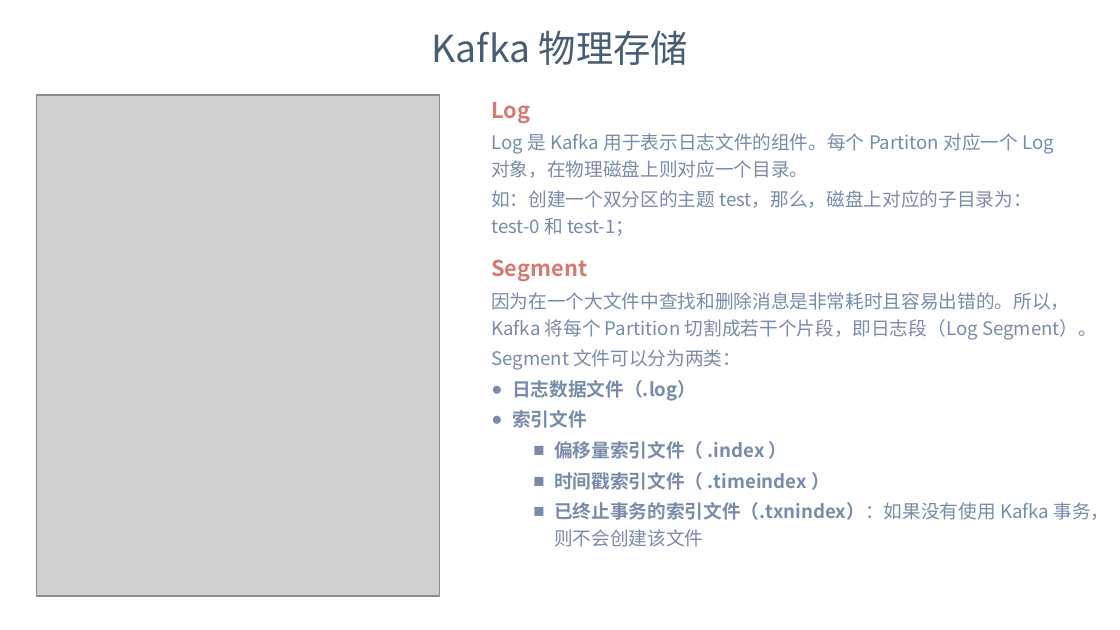
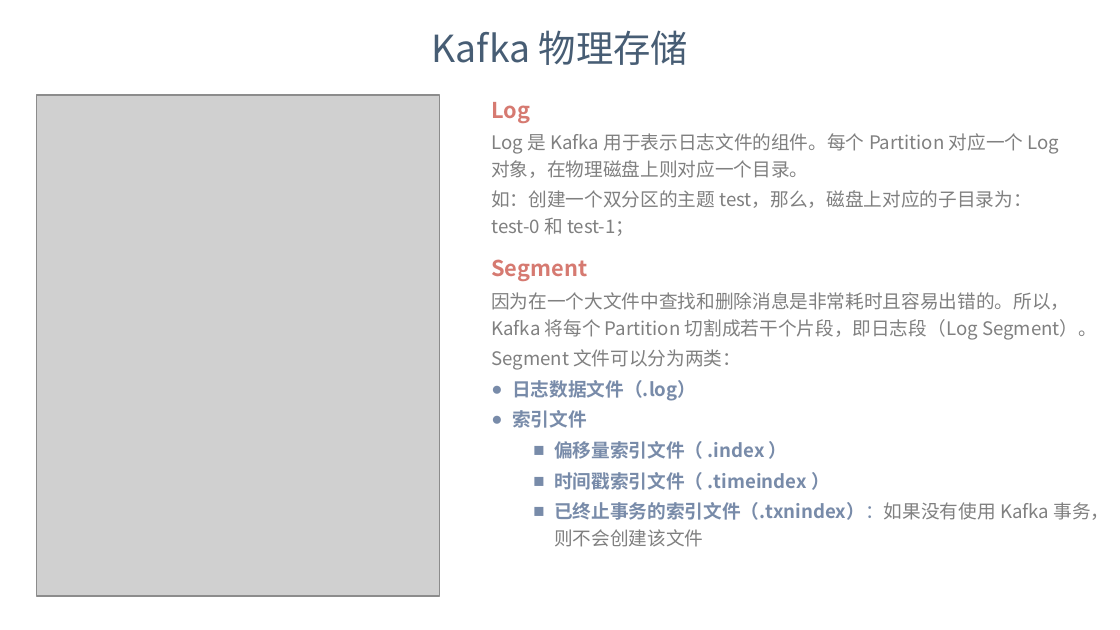
Before and after one commit to dunwu/bigdata-tutorial, a slide deck: slide 8 of assets/kafka/kafka.pptx. Drawn at 1120x630 pixels with LibreOffice and Linux fonts; fonts in the diff are those of the drawing; grey boxes stand for pictures; background and template pictures are left out. Boxes give left, top, right and bottom in pixels: in the first picture for what was removed or moved away, otherwise in the second. Text is boxed around its words. In the diff, an @@ line names an element or a change of style, - is before the commit and + after.

```diff
--- a/assets/kafka/kafka.pptx
+++ b/assets/kafka/kafka.pptx
@@ text at box(491, 133, 1060, 178): text changed; text colour #788BA9 to #808080 @@
-Log 是 Kafka 用于表示日志文件的组件。每个 Partiton 对应一个 Log 对象，在物理磁盘上则对应一个目录。
+Log 是 Kafka 用于表示日志文件的组件。每个 Partition 对应一个 Log 对象，在物理磁盘上则对应一个目录。
@@ text at box(491, 190, 1032, 236): text colour #788BA9 to #808080 in "如：创建一个双分区的主题 test，那么，磁盘上对应的子目录为：test-0 和 test-1；" @@
@@ text at box(491, 292, 1109, 547): text colour #788BA9 to #808080 in "因为在一个大文件中查找和删除消息是非常耗时且容易出错的。所以，Kafka 将每个 Partition 切割成若干个片段， ...", "Segment 文件可以分为两类：", "已终止事务的索引文件（.txnindex）：如果没有使用 Kafka 事务，则不会创建该文件" @@
```
Also in this commit, not shown: 19 other slides changed, 2 slides added, 2 slides removed.
